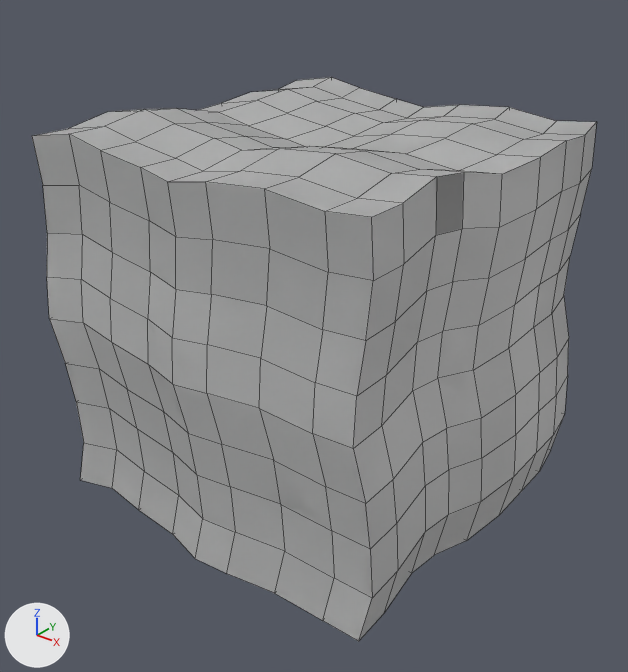
The FBX model Assets/Prefabs/SeamlessCube.fbx as it was, and as the next commit left it.
Both versions are drawn from a 50 mm lens placed at (1.342, -1.715, 0.981), pointed at (0.016, -0.057, -0.047). Arrows for +X, +Y and +Z are at lower left; the lights stay in place. Mesh edges are drawn as thin lines. Where no turn or scale is listed for an object, it has been applied to the vertices.
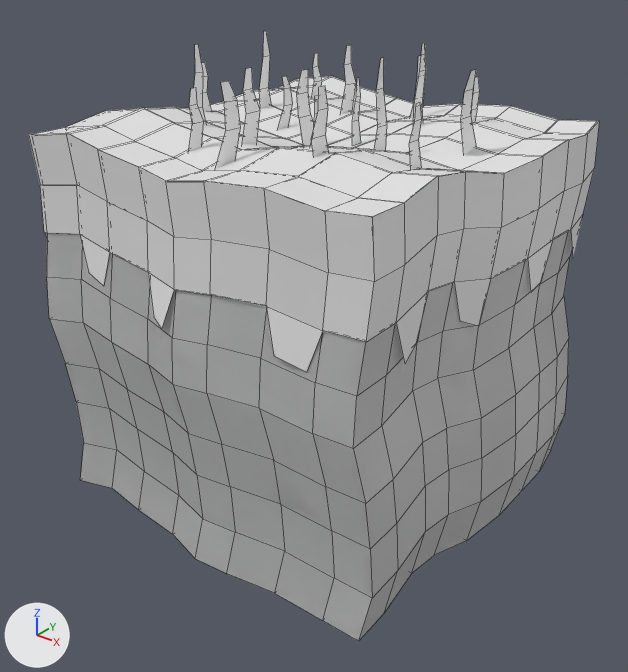
What changed in the scene script:
```text
Add me_plane_004:
    me_plane_004.from_pydata(...)  # 152 vertices, 57 faces; spans x -0.356..0.383, y -0.387..0.415, z -0.028..0.22
Add me_cube_004:
    me_cube_004.from_pydata(...)  # 173 vertices, 142 faces; spans x -0.562..0.532, y -0.529..0.534, z 0.106..0.538
Add ob_grassdetail:
    ob_grassdetail = bpy.data.objects.new('GrassDetail', me_plane_004)
    ob_grassdetail.location = (-0.021, -0.03, 0.478)
Add ob_grasstop:
    ob_grasstop = bpy.data.objects.new('GrassTop', me_cube_004)
    ob_grasstop.location = (0.0, 0.0, 0.0)
```

Boxes [x1, y1, x2, y2] around the edits, measured in the pictures (628 x 672 px):
'GrassTop', added: after [29, 76, 599, 372]
'GrassDetail', added: after [189, 31, 480, 169]
